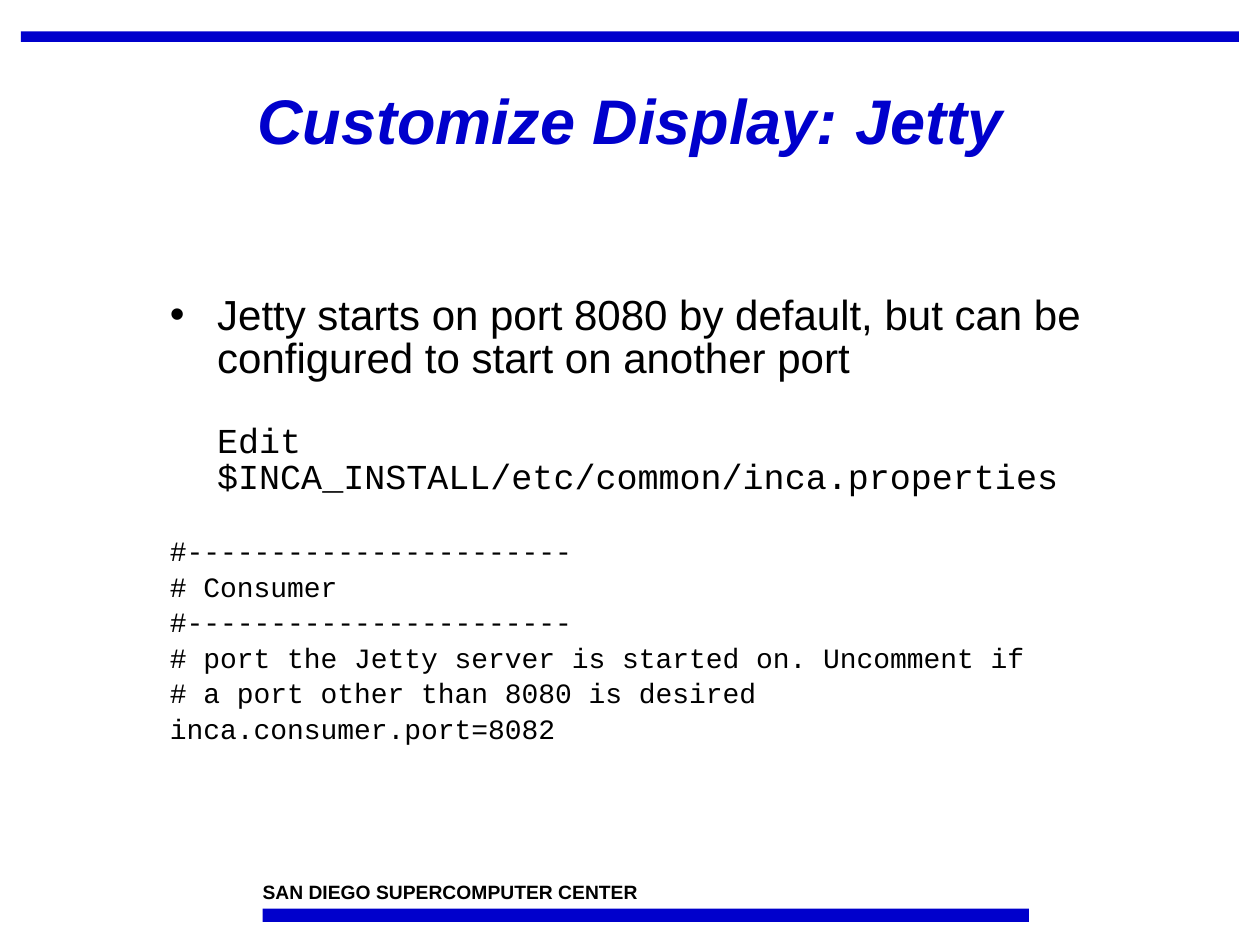
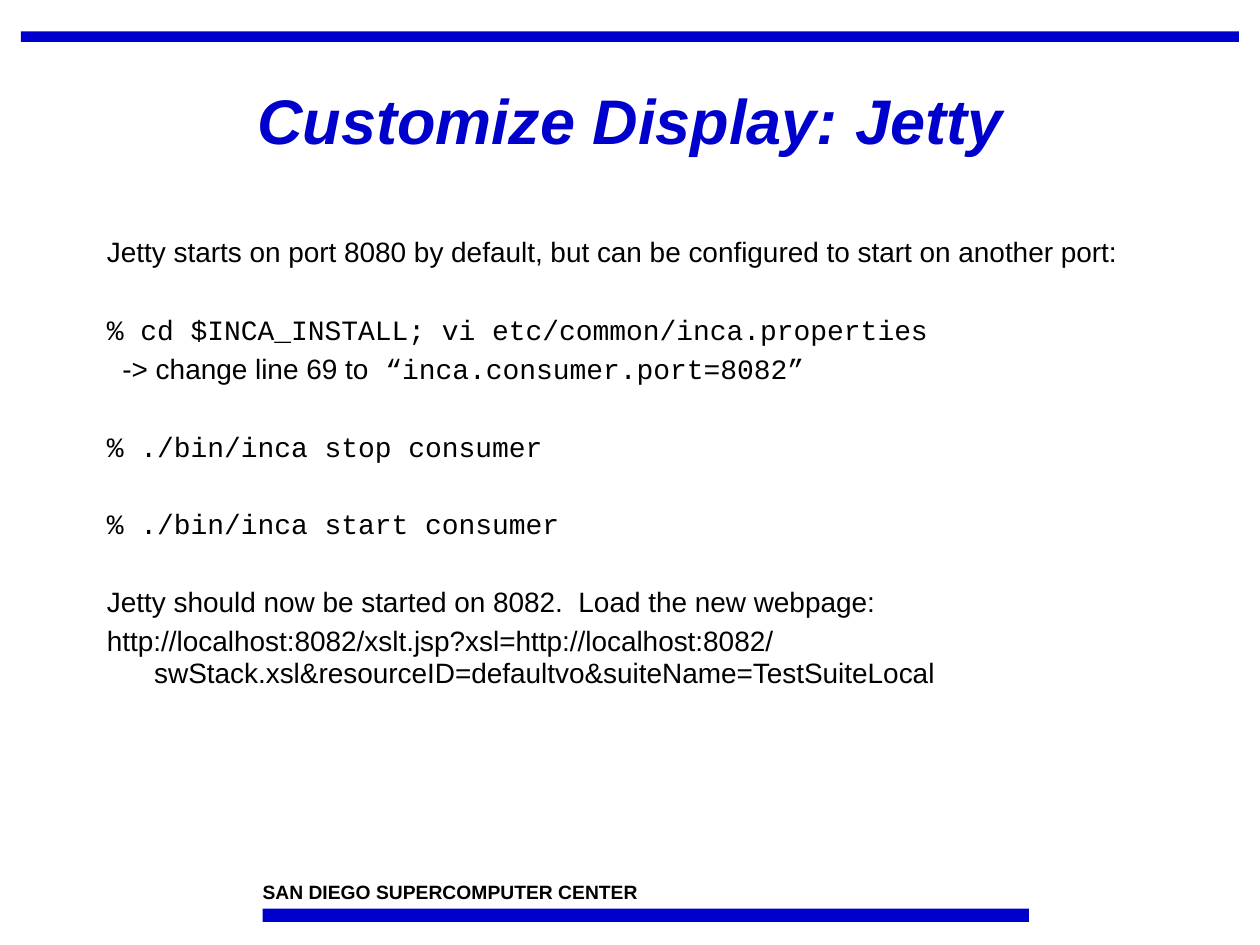
Before and after one commit to IncaProject/inca-xsede, a slide deck: slide 7 of talks/feb-06-workshop/dataConsumersHandsOn.ppt (slide 6 before the commit). Drawn at 1260x945 pixels with LibreOffice and Linux fonts; fonts in the diff are those of the drawing; background and template pictures are left out. Boxes give left, top, right and bottom in pixels: in the first picture for what was removed or moved away, otherwise in the second. Text is boxed around its words. In the diff, an @@ line names an element or a change of style, - is before the commit and + after.

```diff
--- a/talks/feb-06-workshop/dataConsumersHandsOn.ppt
+++ b/talks/feb-06-workshop/dataConsumersHandsOn.ppt
@@ text at bbox=[107, 241, 1117, 684]: text changed; font Courier New to Arial @@
-• Jetty starts on port 8080 by default, but can be configured to start on another port
-  Edit $INCA_INSTALL/etc/common/inca.properties
-#-----------------------
-# Consumer
-#-----------------------
-# port the Jetty server is started on. Uncomment if
-# a port other than 8080 is desired
-inca.consumer.port=8082
+Jetty starts on port 8080 by default, but can be configured to start on another port:
+% cd $INCA_INSTALL; vi etc/common/inca.properties
+-> change line 69 to “inca.consumer.port=8082”
+% ./bin/inca stop consumer
+% ./bin/inca start consumer
+Jetty should now be started on 8082. Load the new webpage:
+http://localhost:8082/xslt.jsp?xsl=http://localhost:8082/swStack.xsl&resourceID=defaultvo&suiteName=TestSuiteLocal
```
Also in this commit, not shown: 2 other slides changed, 2 slides added, 2 slides removed.
